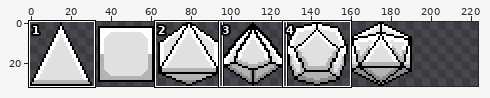
Two states of a pixel-art file, Art/Dice/Dice.aseprite. Above: a wide view before the commit, with the close-up outlined.
Close-up. Before:
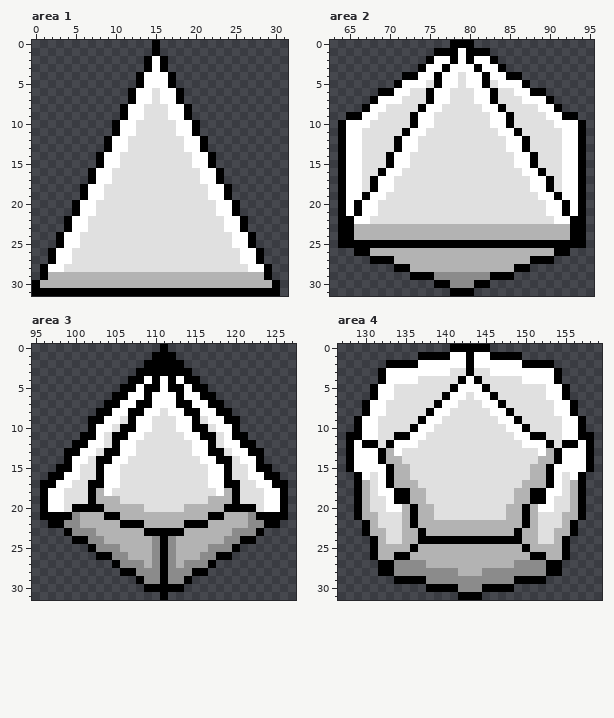
192x32 pixels, 1 frame. Shown: area 1: x 0..31, y 0..31; area 2: x 63..95, y 0..31; area 3: x 95..127, y 0..31; area 4: x 127..159, y 0..31. The old version is drawn lined up with the new one, on the new canvas. The commit also changed other parts of the picture, which this record leaves out.
The result:
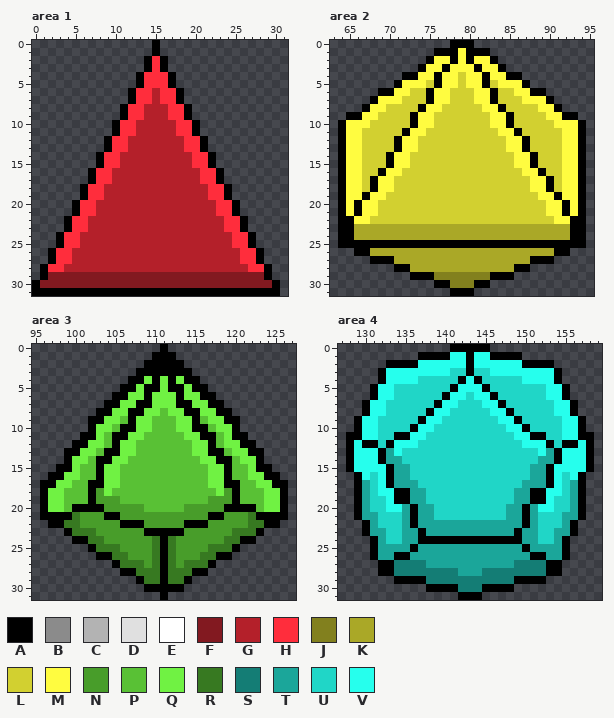
Palette (. is transparent): A #000000  B #8b8b8b  C #b3b3b3  D #e0e0e0  E #ffffff  F #821920  G #b4202a  H #ff2d3c  J #82801e  K #aaa827  L #d2d030  M #fffc40  N #489d2a  P #59c135  Q #70f243  R #377921  S #147d75  T #1ba69a  U #20d6c7  V #26ffed
The edit:
canvas 192x32 -> 224x32
Changed rows in their new state; - is an unchanged pixel.
Area 1:
first column x 1:
 2 --------------H--------------
 3 --------------H--------------
 4 -------------HHH-------------
 5 -------------HHH-------------
 6 ------------HHGHH------------
 7 ------------HHGHH------------
 8 -----------HHGGGHH-----------
 9 -----------HHGGGHH-----------
10 ----------HHGGGGGHH----------
11 ----------HHGGGGGHH----------
12 ---------HHGGGGGGGHH---------
13 ---------HHGGGGGGGHH---------
14 --------HHGGGGGGGGGHH--------
15 --------HHGGGGGGGGGHH--------
16 -------HHGGGGGGGGGGGHH-------
17 -------HHGGGGGGGGGGGHH-------
18 ------HHGGGGGGGGGGGGGHH------
19 ------HHGGGGGGGGGGGGGHH------
20 -----HHGGGGGGGGGGGGGGGHH-----
21 -----HHGGGGGGGGGGGGGGGHH-----
22 ----HHGGGGGGGGGGGGGGGGGHH----
23 ----HHGGGGGGGGGGGGGGGGGHH----
24 ---HHGGGGGGGGGGGGGGGGGGGHH---
25 ---HHGGGGGGGGGGGGGGGGGGGHH---
26 --HHGGGGGGGGGGGGGGGGGGGGGHH--
27 --HHGGGGGGGGGGGGGGGGGGGGGHH--
28 -HHGGGGGGGGGGGGGGGGGGGGGGGHH-
29 -FFFFFFFFFFFFFFFFFFFFFFFFFFF-
30 FFFFFFFFFFFFFFFFFFFFFFFFFFFFF
Area 2:
first column x 65:
 1 --------------M--------------
 2 -----------MM-M-MM-----------
 3 ----------MM-MMM-MM----------
 4 ---------MM-MMLMM-MM---------
 5 -------MMML-MMLMM-LMMM-------
 6 ------MMLL-MMLLLMM-LLMM------
 7 ----MMMLLL-MMLLLMM-LLLMMM----
 8 ---MMLLLL-MMLLLLLMM-LLLLMM---
 9 --MMLLLL-MMLLLLLLLMM-LLLLMM--
10 MMMLLLLL-MMLLLLLLLMM-LLLLLMMM
11 MMLLLLL-MMLLLLLLLLLMM-LLLLLMM
12 MMLLLL-MMLLLLLLLLLLLMM-LLLLMM
13 MMLLLL-MMLLLLLLLLLLLMM-LLLLMM
14 MMLLL-MMLLLLLLLLLLLLLMM-LLLMM
15 MMLLL-MMLLLLLLLLLLLLLMM-LLLMM
16 MMLL-MMLLLLLLLLLLLLLLLMM-LLMM
17 MML-MMLLLLLLLLLLLLLLLLLMM-LMM
18 MML-MMLLLLLLLLLLLLLLLLLMM-LMM
19 MM-MMLLLLLLLLLLLLLLLLLLLMM-MM
20 M-MMLLLLLLLLLLLLLLLLLLLLLMM-M
21 M-MMLLLLLLLLLLLLLLLLLLLLLMM-M
22 -MMLLLLLLLLLLLLLLLLLLLLLLLMM-
23 -KKKKKKKKKKKKKKKKKKKKKKKKKKK-
24 -KKKKKKKKKKKKKKKKKKKKKKKKKKK-
26 ---KKKKKKKKKKKKKKKKKKKKKKK---
27 ------KKKKKKKKKKKKKKKKK------
28 --------KKKKKKKKKKKKK--------
29 -----------JJJJJJJ-----------
30 -------------JJJ-------------
Area 3:
first column x 97:
 4 ------------Q-Q-Q------------
 5 -----------Q--Q--Q-----------
 6 ----------QQ-QQQ-QQ----------
 7 ---------QQ--QQQ--QQ---------
 8 --------QQ--QQPQQ--QQ--------
 9 -------QQP-QQPPPQQ-PQQ-------
10 ------QQP--QQPPPQQ--PQQ------
11 ------QP--QQPPPPPQQ--PQ------
12 -----QQP-QQPPPPPPPQQ-PQQ-----
13 ----QQP--QQPPPPPPPQQ--PQQ----
14 ---QQP--QQPPPPPPPPPQQ--PQQ---
15 ---QPP-QQPPPPPPPPPPPQQ-PPQ---
16 --QQPP-QQPPPPPPPPPPPQQ-PPQQ--
17 -QQPP--QQPPPPPPPPPPPQQ--PPQQ-
18 QQPPP-NQPPPPPPPPPPPPPQN-PPPQQ
19 QQPPP-NNNPPPPPPPPPPPNNN-PPPQQ
20 QQP----NNNNNPPPPPNNNNN----PQQ
21 ---RNNN--NNNNNNNNNNN--NNNR---
22 --RRNNNNN---NNNNN---NNNNNRR--
23 ---RRRNNNNNN-----NNNNNNRRR---
24 -----RRNNNNNNR-RNNNNNNRR-----
25 ------RRRNNNNR-RNNNNRRR------
26 --------RRNNNR-RNNNRR--------
27 ---------RRRNR-RNRRR---------
28 -----------RRR-RRR-----------
29 ------------RR-RR------------
Area 4:
first column x 129:
 1 ------------VV-VV------------
 2 --------VVVVVV-VVVVVV--------
 3 ----VVVVVVVVUU-UUVVVVVVVV----
 4 ----VVVVUUUUU-V-UUUUUVVVV----
 5 ---VVUUUUUUU-VVV-UUUUUUUVV---
 6 ---VVUUUUUU-VVUVV-UUUUUUVV---
 7 --VVUUUUUU-VVUUUVV-UUUUUUVV--
 8 --VVUUUUU-VVUUUUUVV-UUUUUVV--
 9 -VVUUUUU-VVUUUUUUUVV-UUUUUVV-
10 -VVUUUU-VVUUUUUUUUUVV-UUUUVV-
11 -VVUU--VVUUUUUUUUUUUVV--UUVV-
12 V--U-VVVUUUUUUUUUUUUUVVV-U--V
13 VVV-TVUUUUUUUUUUUUUUUUUVT-VVV
14 VVV-TTUUUUUUUUUUUUUUUUUTT-VVV
15 VVVV-TTUUUUUUUUUUUUUUUTT-VVVV
16 -VUV-TTUUUUUUUUUUUUUUUTT-VUV-
17 -TUV-TTTUUUUUUUUUUUUUTTT-VUT-
18 -TUVV--TTUUUUUUUUUUUTT--VVUT-
19 -TUUV--TTUUUUUUUUUUUTT--VUUT-
20 -TUUVVT-TTUUUUUUUUUTT-TVVUUT-
21 -TTUUUT-TTUUUUUUUUUTT-TUUUTT-
22 --TUUUT-TTTTTTTTTTTTT-TUUUT--
23 --TTUUTT-TTTTTTTTTTT-TTUUTT--
24 ---TUUTT-------------TTUUT---
25 ---TTTT-TTTTTTTTTTTTT-TTTT---
26 ---TT--TTTTTTTTTTTTTTT--TT---
27 -----SSSSTTTTTTTTTTTSSSS-----
28 -----SSSSSSSSTTTSSSSSSSS-----
29 ---------SSSSSSSSSSS---------
30 -------------SSS-------------
Pixel boxes of the changes (left, top, right, bottom) in both close-ups:
changed: (40, 56, 272, 288)
changed: (346, 48, 578, 288)
changed: (48, 376, 280, 584)
changed: (354, 352, 586, 592)
